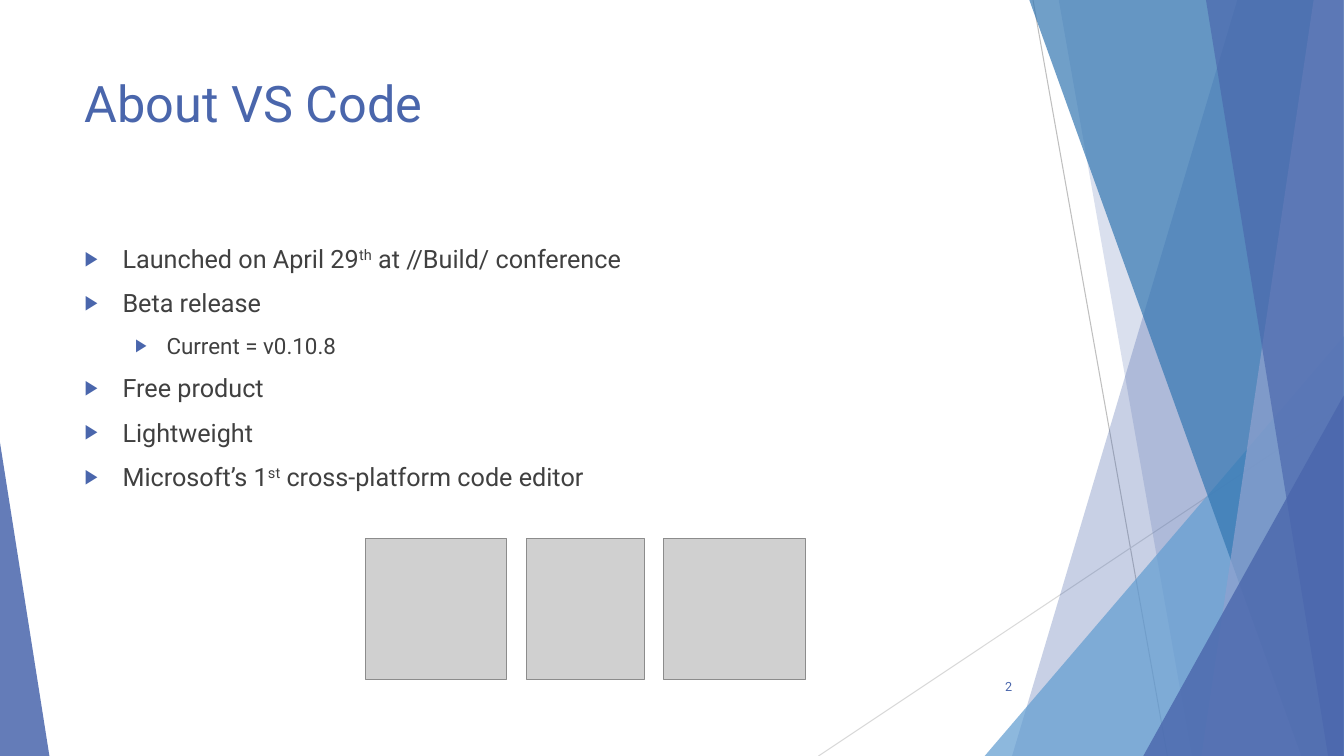
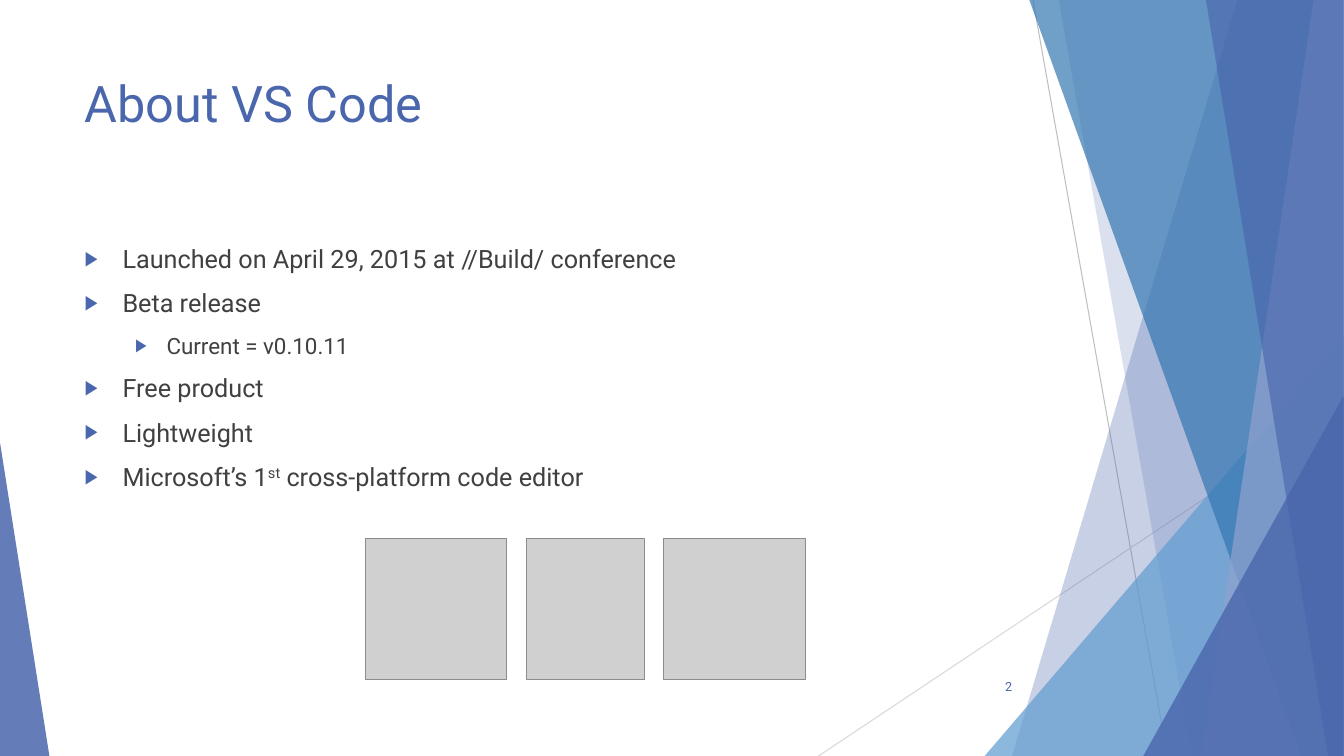
Before and after one commit to scottaddie/slide-decks, a slide deck: slide 2 of Intro to JavaScript Tooling in VS Code - MKEJS.pptx. Drawn at 1344x756 pixels with LibreOffice and Linux fonts; fonts in the diff are those of the drawing; grey boxes stand for pictures. Boxes give left, top, right and bottom in pixels: in the first picture for what was removed or moved away, otherwise in the second. Text is boxed around its words. In the diff, an @@ line names an element or a change of style, - is before the commit and + after.

```diff
--- a/Intro to JavaScript Tooling in VS Code - MKEJS.pptx
+++ b/Intro to JavaScript Tooling in VS Code - MKEJS.pptx
@@ text at <box>123,249,676,273</box>: text changed @@
-▶ Launched on April 29th at //Build/ conference
+▶ Launched on April 29, 2015 at //Build/ conference
@@ text at <box>167,338,348,354</box>: text changed @@
-  ▶ Current = v0.10.8
+  ▶ Current = v0.10.11
```
Also in this commit, not shown: 3 other slides changed.
